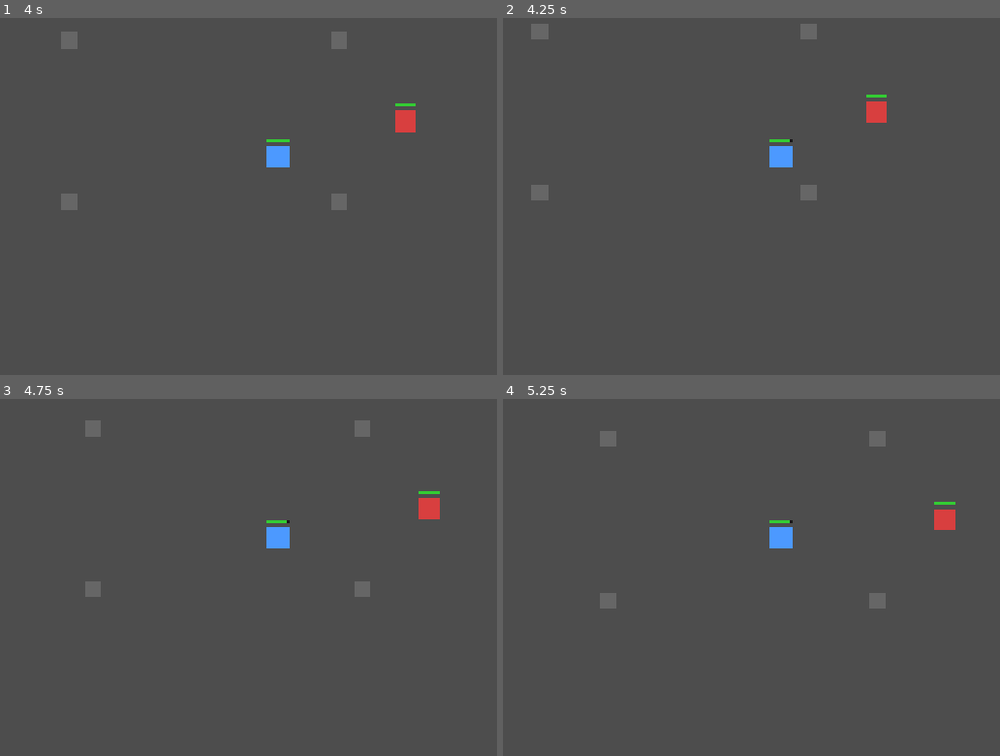
Above: before the commit, frames 1-4 (two rows, left to right).
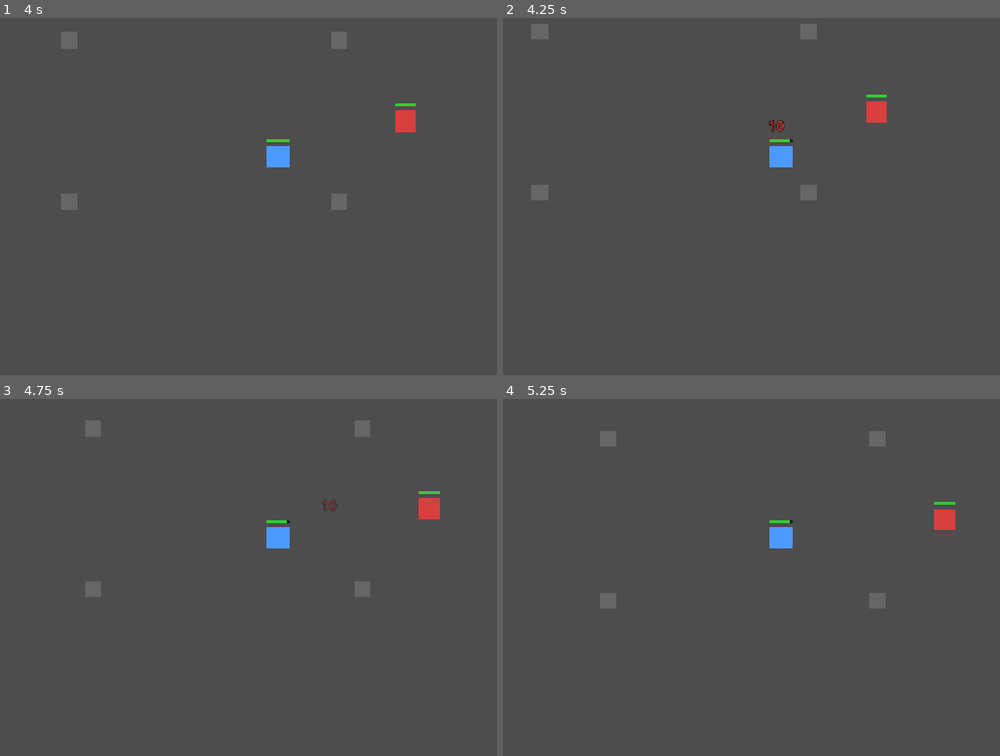
Above: after the commit, the same moments.

Repository: a07030601-sys/woodgame
Game: Godot game, scene res://scenes/main.tscn
Same seed, same stepped clock (60 frames per second), same inputs: the game is played once before the commit and once after it.
Inputs (mouse positions are in pixels of both pictures, inside the frame that each line leads up to):
- Up to frame 1 (4 s): tap Enter at 0.5 s; move the mouse to (447, 135) at 0.52 s; press the mouse at (447, 135) at 0.53 s; move the mouse to (124, 178) at 1.27 s; release the mouse at (124, 178) at 1.28 s; click (124, 178) at 1.35 s; move the mouse to (357, 60) at 2.02 s; press the mouse at (357, 60) at 2.03 s; move the mouse to (238, 242) at 2.77 s; release the mouse at (238, 242) at 2.78 s; click (238, 242) at 2.85 s; move the mouse to (outside the picture) at 3.52 s; press the mouse at (outside the picture) at 3.53 s
- Up to frame 2 (4.25 s): tap K (debug_damage_player) at 4.15 s
- Up to frame 3 (4.75 s): move the mouse to (44, 473) at 4.27 s; release the mouse at (44, 473) at 4.28 s; click (44, 473) at 4.35 s
- Up to frame 4 (5.25 s): move the mouse to (821, 538) at 5.02 s; press the mouse at (821, 538) at 5.03 s

Frame 1 is identical in both runs. In frame 2, less than 0.1% of the frame differs, in the area x 53-57%, y 28-33%; in frame 3, less than 0.1%; in frame 4, nothing differs.

Commit message:
階段 1：傷害數字
Co-Authored-By: Claude Opus 5.5 <noreply@anthropic.com>

Diff:
--- /dev/null
+++ b/scenes/ui/damage_number.tscn
@@ -0,0 +1,19 @@
+[gd_scene load_steps=2 format=3]
+
+[ext_resource type="Script" path="res://scripts/ui/damage_number.gd" id="1_damage_number"]
+
+[node name="DamageNumber" type="Node2D"]
+z_index = 10
+script = ExtResource("1_damage_number")
+
+[node name="Label" type="Label" parent="."]
+offset_left = -40.0
+offset_top = -14.0
+offset_right = 40.0
+offset_bottom = 14.0
+theme_override_colors/font_outline_color = Color(0, 0, 0, 1)
+theme_override_constants/outline_size = 5
+theme_override_font_sizes/font_size = 20
+text = "0"
+horizontal_alignment = 1
+vertical_alignment = 1
--- a/scripts/components/health_component.gd
+++ b/scripts/components/health_component.gd
@@ -2,6 +2,7 @@
 extends Node
 
 signal health_changed(current: int, maximum: int)
+signal damage_taken(amount: int)
 signal died
 
 @export var max_health: int = 100
@@ -21,6 +22,7 @@
 
 	current_health = maxi(current_health - amount, 0)
 	health_changed.emit(current_health, max_health)
+	damage_taken.emit(amount)
 
 	if current_health == 0:
 		_is_dead = true
--- a/scripts/monsters/monster.gd
+++ b/scripts/monsters/monster.gd
@@ -2,6 +2,9 @@
 extends CharacterBody2D
 
 const FLASH_DURATION: float = 0.15
+const DAMAGE_NUMBER_SCENE: PackedScene = preload("res://scenes/ui/damage_number.tscn")
+const DAMAGE_NUMBER_OFFSET: Vector2 = Vector2(0.0, -38.0)
+const DAMAGE_NUMBER_COLOR: Color = Color.WHITE
 
 var _base_color: Color = Color.WHITE
 var _flash_tween: Tween = null
@@ -14,6 +17,7 @@
 func _ready() -> void:
 	_base_color = _polygon.color
 	_health.health_changed.connect(_health_bar.update_health)
+	_health.damage_taken.connect(_on_damage_taken)
 	_health.died.connect(_on_died)
 	_health_bar.update_health(_health.current_health, _health.max_health)
 
@@ -31,5 +35,13 @@
 	_health.take_damage(amount)
 
 
+# 數字加到主場景而不是自己底下，被擊殺移除時最後一擊的數字才不會跟著消失
+func _on_damage_taken(amount: int) -> void:
+	var number: DamageNumber = DAMAGE_NUMBER_SCENE.instantiate() as DamageNumber
+	number.setup(amount, DAMAGE_NUMBER_COLOR)
+	number.position = global_position + DAMAGE_NUMBER_OFFSET
+	get_tree().current_scene.add_child(number)
+
+
 func _on_died() -> void:
 	queue_free()
--- a/scripts/player/player.gd
+++ b/scripts/player/player.gd
@@ -12,6 +12,9 @@
 # enemies 碰撞層（第 2 層）的位元值
 const ENEMIES_LAYER_MASK: int = 1 << 1
 const DEAD_COLOR: Color = Color(0.5, 0.5, 0.5, 1.0)
+const DAMAGE_NUMBER_SCENE: PackedScene = preload("res://scenes/ui/damage_number.tscn")
+const DAMAGE_NUMBER_OFFSET: Vector2 = Vector2(0.0, -38.0)
+const DAMAGE_NUMBER_COLOR: Color = Color(1.0, 0.25, 0.25, 1.0)
 # 除錯用，階段 2 怪物會攻擊後移除
 const DEBUG_DAMAGE: int = 10
 
@@ -28,6 +31,7 @@
 
 func _ready() -> void:
 	_health.health_changed.connect(_health_bar.update_health)
+	_health.damage_taken.connect(_on_damage_taken)
 	_health.died.connect(_on_died)
 	_health_bar.update_health(_health.current_health, _health.max_health)
 
@@ -120,6 +124,14 @@
 	_has_target = true
 
 
+# 數字加到主場景而不是自己底下
+func _on_damage_taken(amount: int) -> void:
+	var number: DamageNumber = DAMAGE_NUMBER_SCENE.instantiate() as DamageNumber
+	number.setup(amount, DAMAGE_NUMBER_COLOR)
+	number.position = global_position + DAMAGE_NUMBER_OFFSET
+	get_tree().current_scene.add_child(number)
+
+
 func _on_died() -> void:
 	print("玩家死亡")
 	_polygon.color = DEAD_COLOR
--- /dev/null
+++ b/scripts/ui/damage_number.gd
@@ -0,0 +1,37 @@
+class_name DamageNumber
+extends Node2D
+
+const LIFETIME: float = 0.8
+const RISE_DISTANCE: float = 40.0
+# 生成時的隨機水平偏移範圍，避免連續數字疊在一起
+const HORIZONTAL_SPREAD: float = 14.0
+
+var _amount: int = 0
+var _color: Color = Color.WHITE
+
+@onready var _label: Label = $Label
+
+
+func _ready() -> void:
+	_apply()
+	position.x += randf_range(-HORIZONTAL_SPREAD, HORIZONTAL_SPREAD)
+
+	var tween: Tween = create_tween()
+	tween.set_parallel(true)
+	tween.tween_property(self, "position:y", position.y - RISE_DISTANCE, LIFETIME)
+	# 前段保持清楚，後段才快速淡出
+	tween.tween_property(self, "modulate:a", 0.0, LIFETIME).set_trans(Tween.TRANS_QUAD).set_ease(Tween.EASE_IN)
+	tween.chain().tween_callback(queue_free)
+
+
+# 加入場景樹之前或之後呼叫都可以
+func setup(amount: int, color: Color) -> void:
+	_amount = amount
+	_color = color
+	if is_node_ready():
+		_apply()
+
+
+func _apply() -> void:
+	_label.text = str(_amount)
+	_label.add_theme_color_override("font_color", _color)
Not shown, added: scripts/ui/damage_number.gd.uid
Not shown, changed: CLAUDE.md
